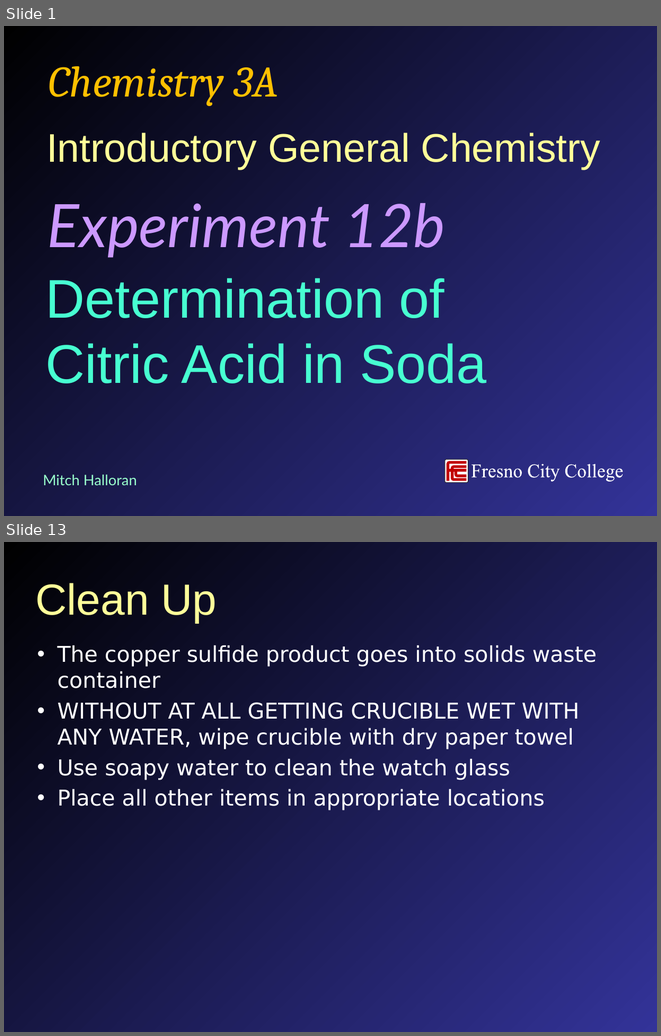
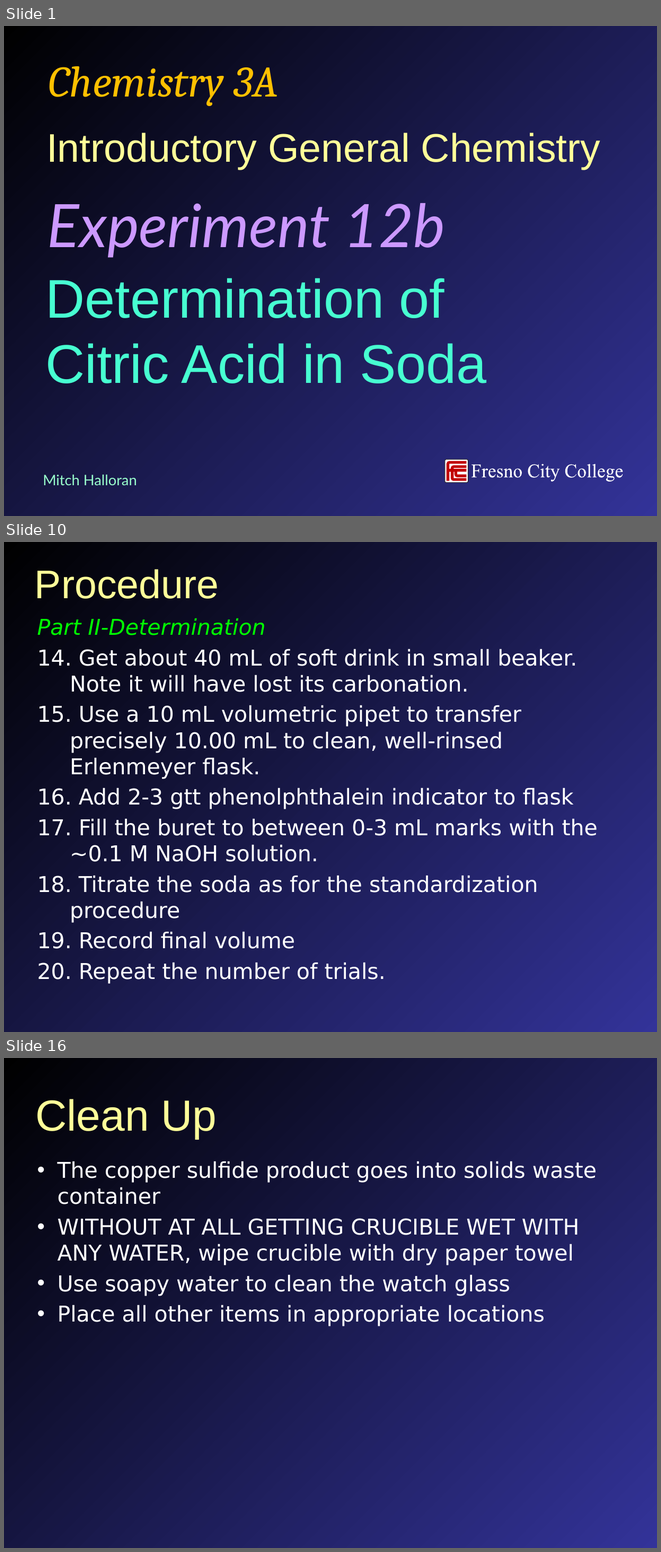
Before and after one commit to mavigozler/mavigozler.github.io, a slide deck: Teaching/Chemistry/Labs/FCC Chem 3A Expt 12b Determination of Citric Acid in Soda.pptx. Shown one above the other, each under a label of ours: slides 1 and 13 before the commit, slides 1, 10 and 16 after it; the slides between them are not shown. The pictures are 661x1036 and 661x1552 pixels, drawn with LibreOffice and Linux fonts; fonts in the diff are those of the drawing. Boxes give left, top, right and bottom in pixels: in the first picture for what was removed or moved away, otherwise in the second. Text is boxed around its words. In the diff, an @@ line names an element or a change of style, - is before the commit and + after.

```diff
--- a/Teaching/Chemistry/Labs/FCC Chem 3A Expt 12b Determination of Citric Acid in Soda.pptx
+++ b/Teaching/Chemistry/Labs/FCC Chem 3A Expt 12b Determination of Citric Acid in Soda.pptx
@@ slide 10 added at <box>4,542,657,1032</box>, background gradient #000000 to #333399 @@
@@ title added at <box>35,569,219,599</box>, 44 pt, text #FFFF99 @@
+Procedure
@@ text added at <box>37,618,598,983</box>, 24 pt, text #FFFFFF @@
+Part II-Determination
+14. Get about 40 mL of soft drink in small beaker. Note it will have lost its carbonation.
+15. Use a 10 mL volumetric pipet to transfer precisely 10.00 mL to clean, well-rinsed Erlenmeyer flask.
+16. Add 2-3 gtt phenolphthalein indicator to flask
+17. Fill the buret to between 0-3 mL marks with the ~0.1 M NaOH solution.
+18. Titrate the soda as for the standardization procedure
+19. Record final volume
+20. Repeat the number of trials.
@@ what was slide 13 is now slide 16 @@
```
Also in this commit, not shown: 5 slides changed, 8 other slides added, 6 slides removed, 6 other files.
